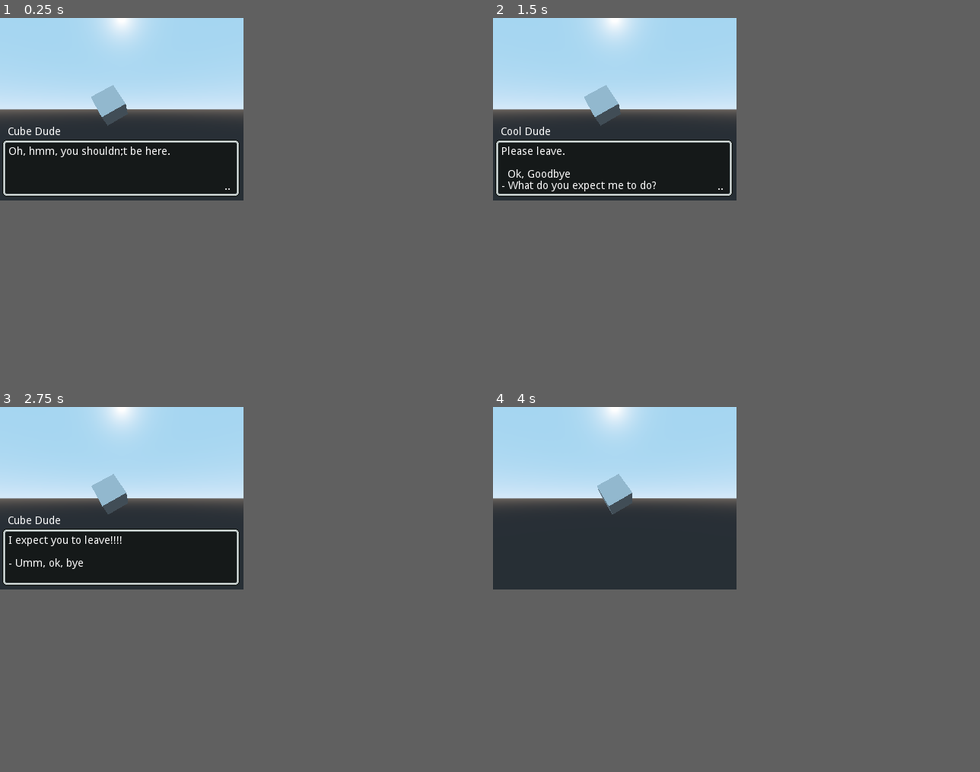
Above: before the commit, frames 1-4 (two rows, left to right).
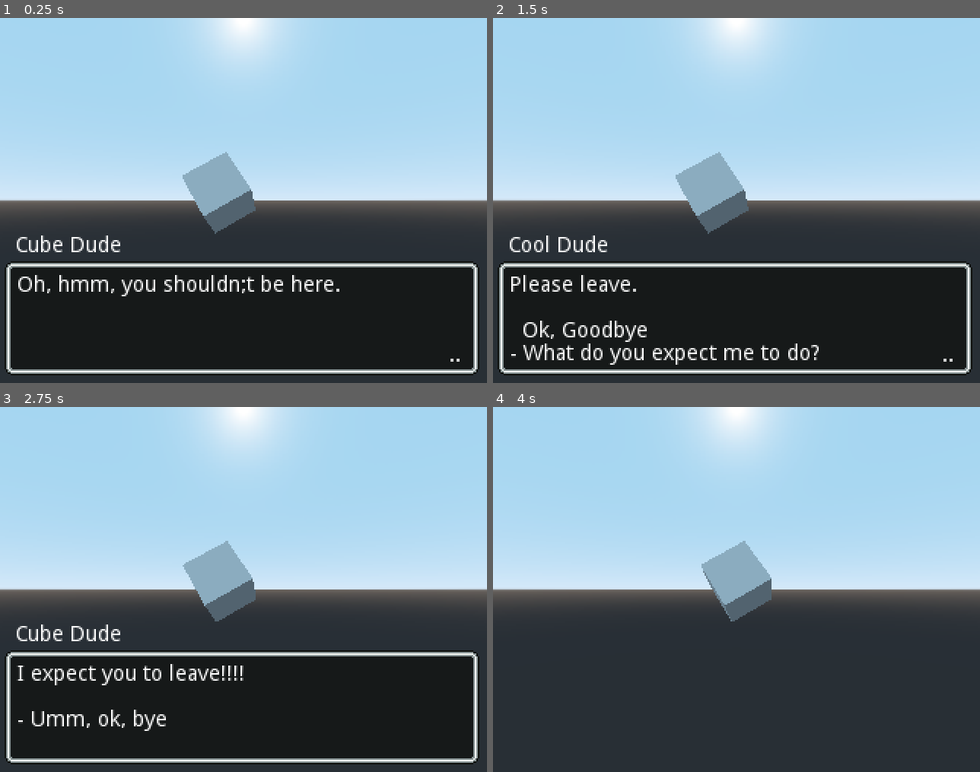
Above: after the commit, the same moments.

Repository: notnullgames/godot_dialog_demo
Game: Godot game, scene res://scenes/Main.tscn
Two runs of this game, one before a commit and one after it. Both use one fixed random seed, a clock stepped at 60 frames per second and the inputs below.
Inputs:
- Up to frame 1 (0.25 s): no input
- Up to frame 2 (1.5 s): tap Enter (ui_accept) at 0.5, 0.77, 1.25 s; hold Right (ui_right) 0.53-1.28 s; hold Down (ui_down) from 1.28 s (still down)
- Up to frame 3 (2.75 s): tap Enter (ui_accept) at 1.52, 2 s; release Down (ui_down) at 2.03 s; hold Right (ui_right) from 2.03 s (still down)
- Up to frame 4 (4 s): release Right (ui_right) at 2.78 s; hold Up (ui_up) 2.78-3.53 s; tap Enter (ui_accept) at 3.02, 3.5, 3.77 s; hold Left (ui_left) from 3.53 s (still down)
In our replay, the window is 320x240 before the commit and 640x480 after it. These sizes can differ from the game's own. Grey fills any space a smaller window leaves; there, only what the larger window draws over its background counts as a difference.

The runs differ from the first frame. In frame 1, 64% of the frame differs, in the area x 0-100%, y 0-100%; in frame 2, 65%; in frame 3, 64%; in frame 4, 44%.

Commit message:
better export settings for web

Diff:
--- a/project.godot
+++ b/project.godot
@@ -45,6 +45,12 @@
 
 window/size/width=320
 window/size/height=240
+window/size/resizable=false
+window/size/test_width=320
+window/size/test_height=240
+window/vsync/use_vsync=false
+window/stretch/mode="viewport"
+window/stretch/aspect="keep"
 
 [editor_plugins]
 
@@ -87,4 +93,5 @@
 
 [rendering]
 
+quality/driver/driver_name="GLES2"
 environment/default_environment="res://default_env.tres"
Not shown, added: README.md
